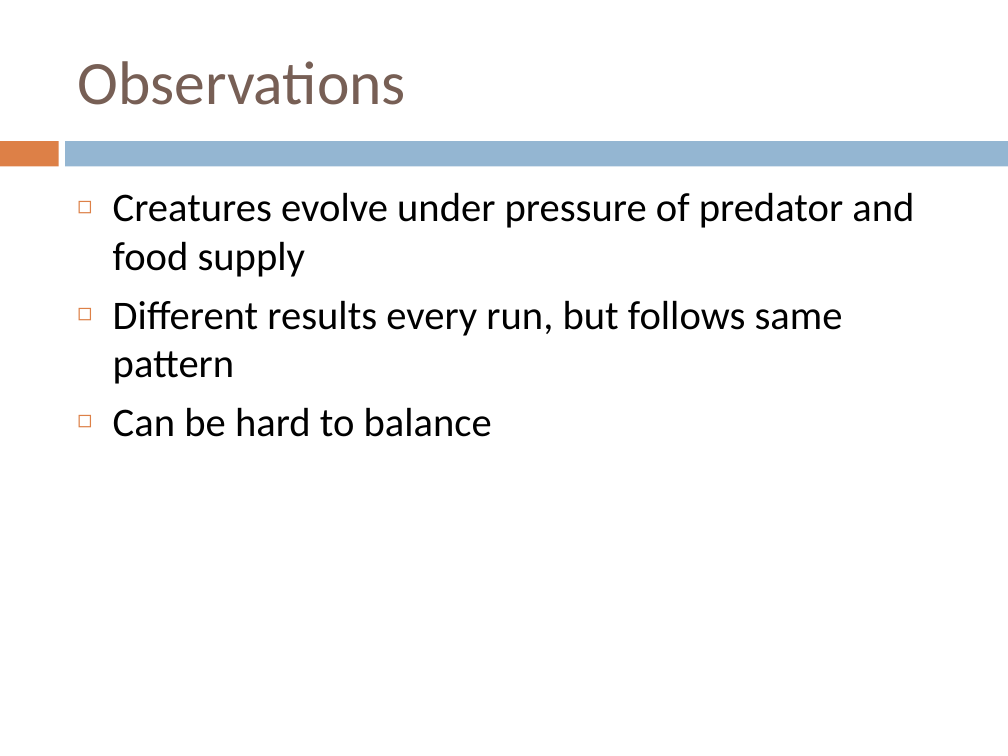
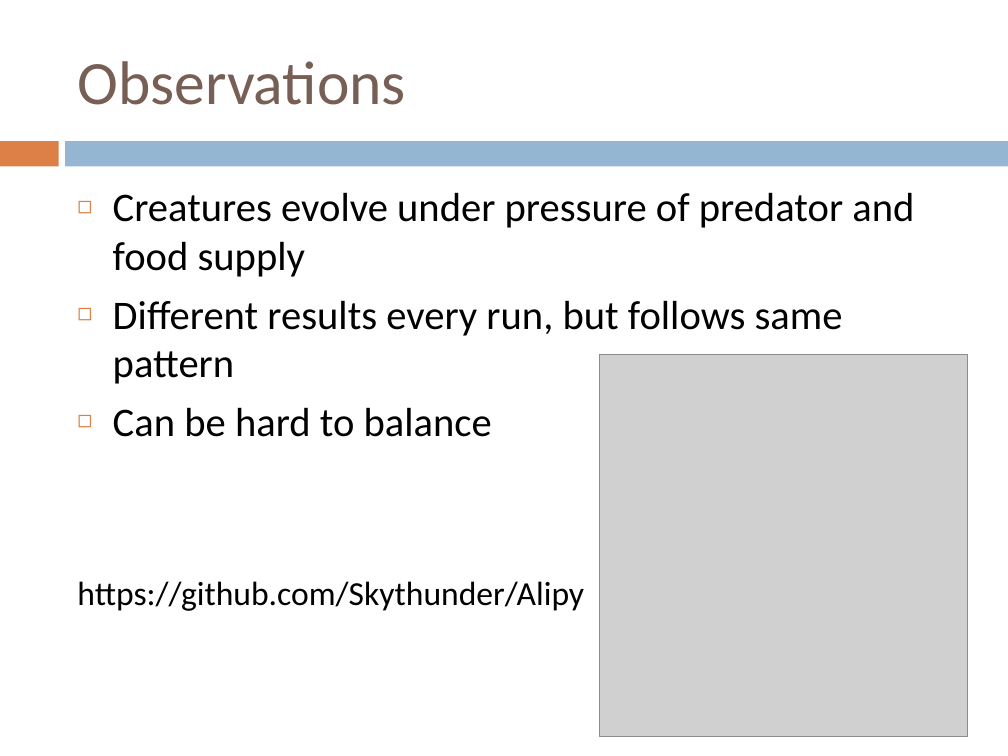
Before and after one commit to Skythunder/Alipy, a slide deck: slide 11 of Artificial Life.pptx. Drawn at 1008x756 pixels with LibreOffice and Linux fonts; fonts in the diff are those of the drawing; grey boxes stand for pictures. Boxes give left, top, right and bottom in pixels: in the first picture for what was removed or moved away, otherwise in the second. Text is boxed around its words. In the diff, an @@ line names an element or a change of style, - is before the commit and + after.

```diff
--- a/Artificial Life.pptx
+++ b/Artificial Life.pptx
@@ picture added at [599, 354, 967, 737] @@
@@ text at [77, 581, 584, 611]: paragraph added @@
+https://github.com/Skythunder/Alipy
```
Also in this commit, not shown: 3 other files.
